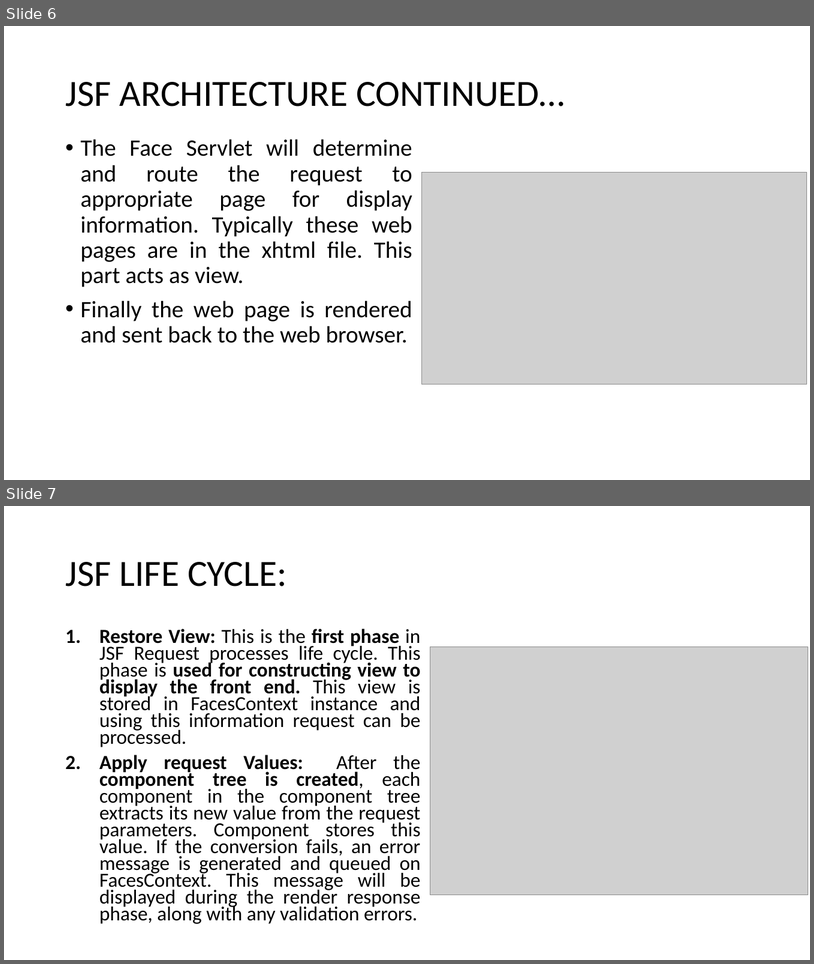
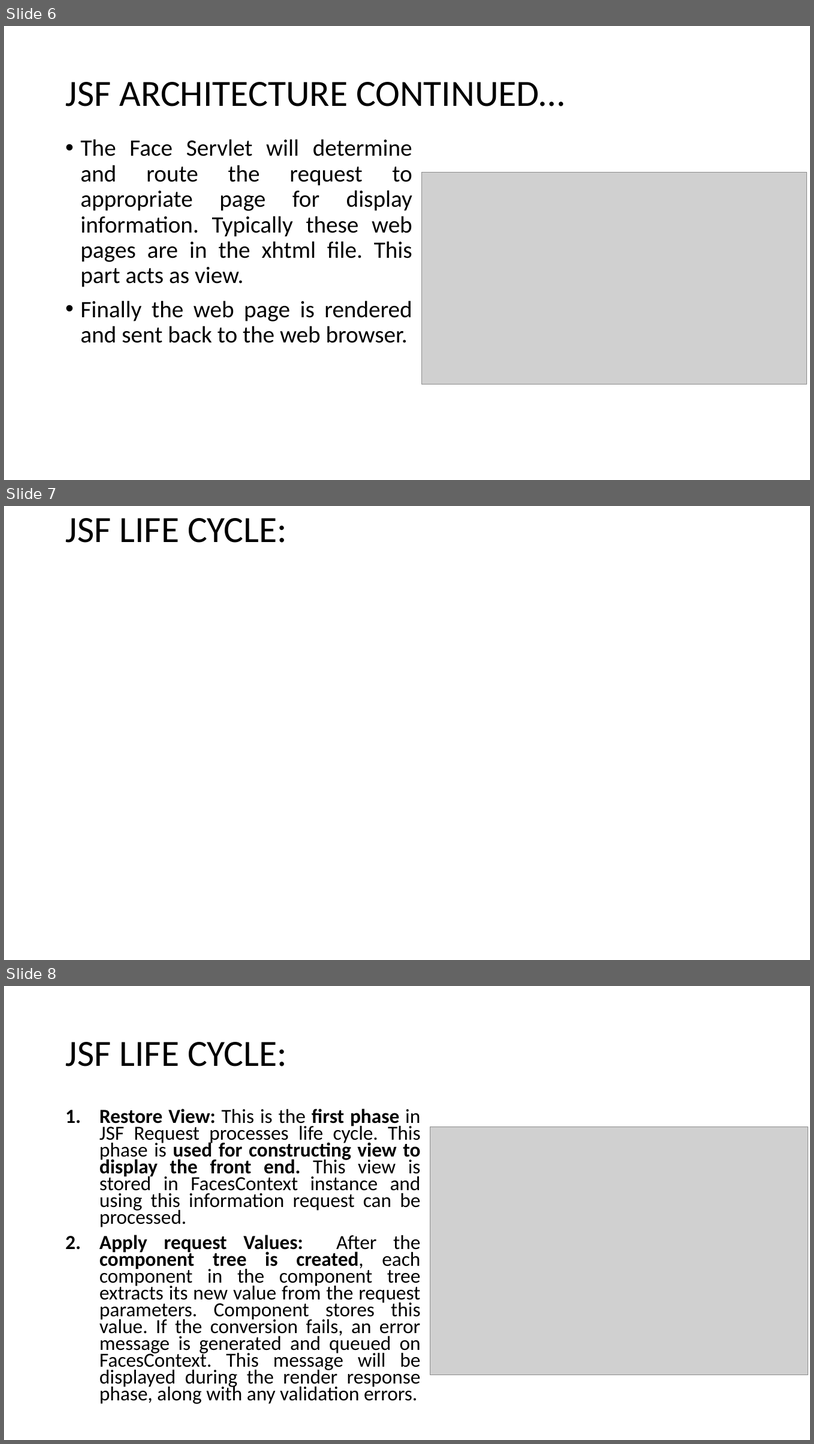
Before and after one commit to jrambasana/AJP2022-material, a slide deck: AJP Slides/AJP (01ce0502) - Unit 8 - JSF.pptx. Shown one above the other, each under a label of ours: slides 6 and 7 before the commit, slides 6, 7 and 8 after it. The pictures are 814x964 and 814x1444 pixels, drawn with LibreOffice and Linux fonts; fonts in the diff are those of the drawing; grey boxes stand for pictures; background and template pictures are left out. Boxes give left, top, right and bottom in pixels: in the first picture for what was removed or moved away, otherwise in the second. Text is boxed around its words. In the diff, an @@ line names an element or a change of style, - is before the commit and + after.

```diff
--- a/AJP Slides/AJP (01ce0502) - Unit 8 - JSF.pptx
+++ b/AJP Slides/AJP (01ce0502) - Unit 8 - JSF.pptx
@@ slide 7 added at box(4, 506, 810, 960), background picture (left out) @@
@@ title added at box(65, 518, 287, 543), 44 pt, text #000000 @@
+JSF LIFE CYCLE:
@@ what was slide 7 is now slide 8 @@
```
Also in this commit, not shown: 2 slides changed.
